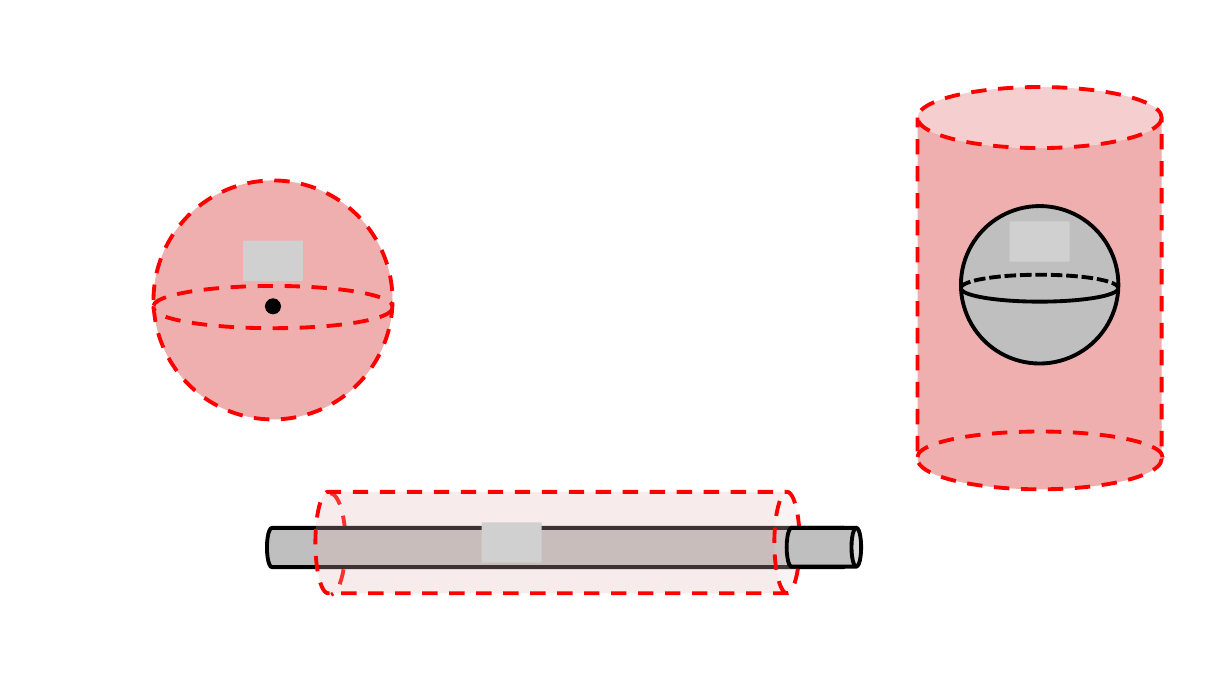
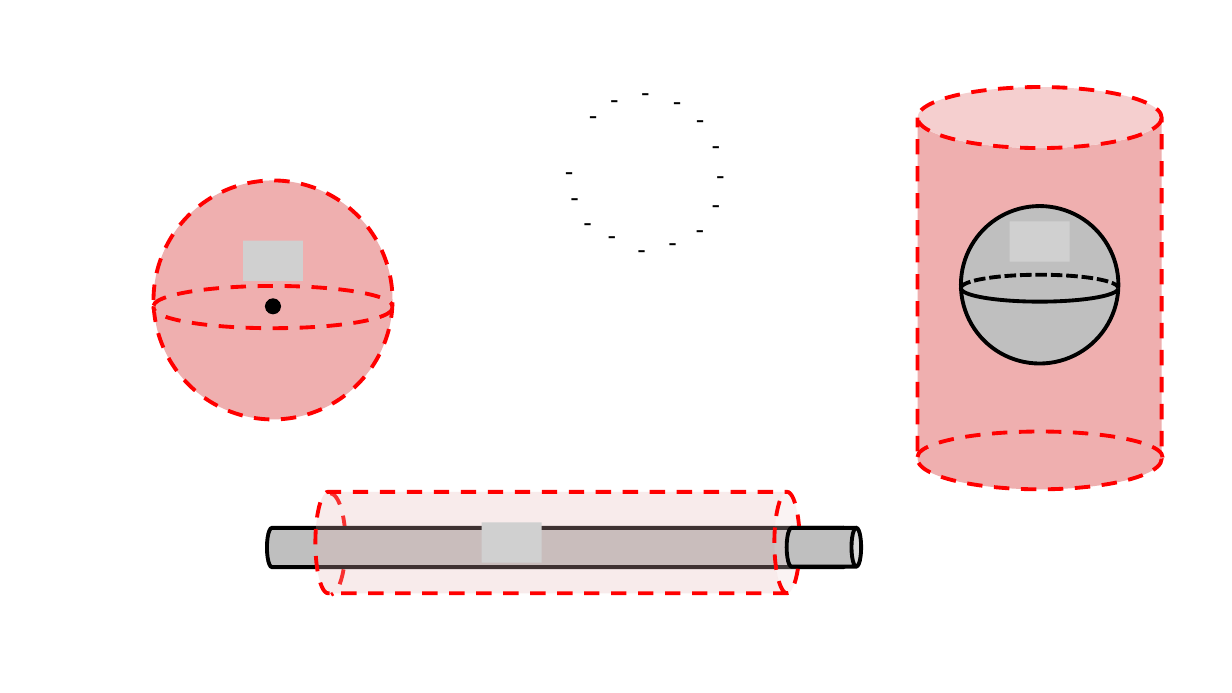
Before and after one commit to OSTP/PhysicsArtofModelling, a slide deck: slide 14 of tex/figures/Gauss/Figures.pptx. Drawn at 1232x693 pixels with LibreOffice and Linux fonts; fonts in the diff are those of the drawing; grey boxes stand for pictures. Boxes give left, top, right and bottom in pixels: in the first picture for what was removed or moved away, otherwise in the second. Text is boxed around its words. In the diff, an @@ line names an element or a change of style, - is before the commit and + after.

```diff
--- a/tex/figures/Gauss/Figures.pptx
+++ b/tex/figures/Gauss/Figures.pptx
@@ group added at bbox=[555, 71, 734, 269]: 15 texts @@
+-
+-
+-
+-
+-
+-
+-
+-
+-
+-
+-
+-
+-
+-
+-
```
Also in this commit, not shown: 5 slides added, 1 slide removed, 9 other files.
